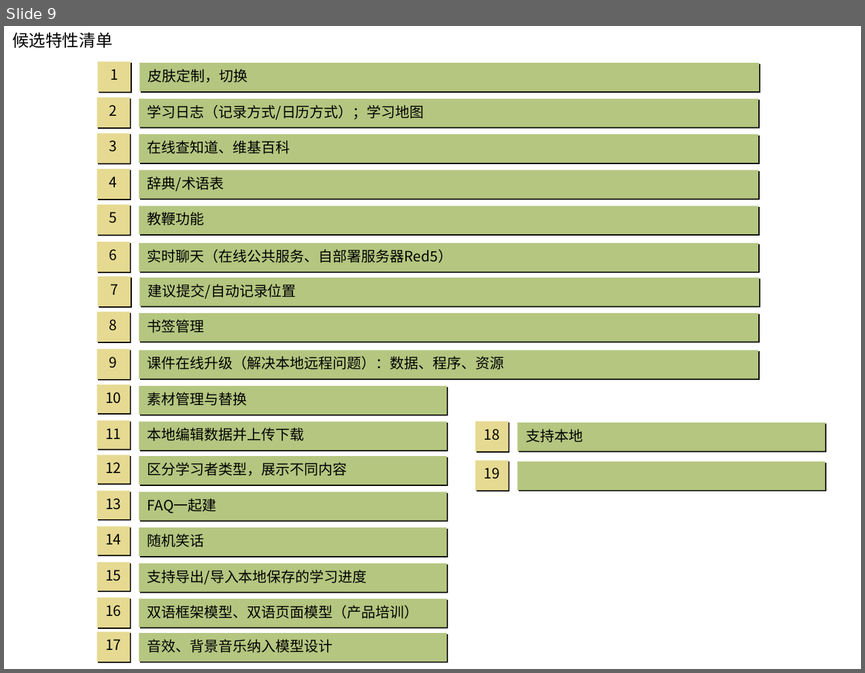
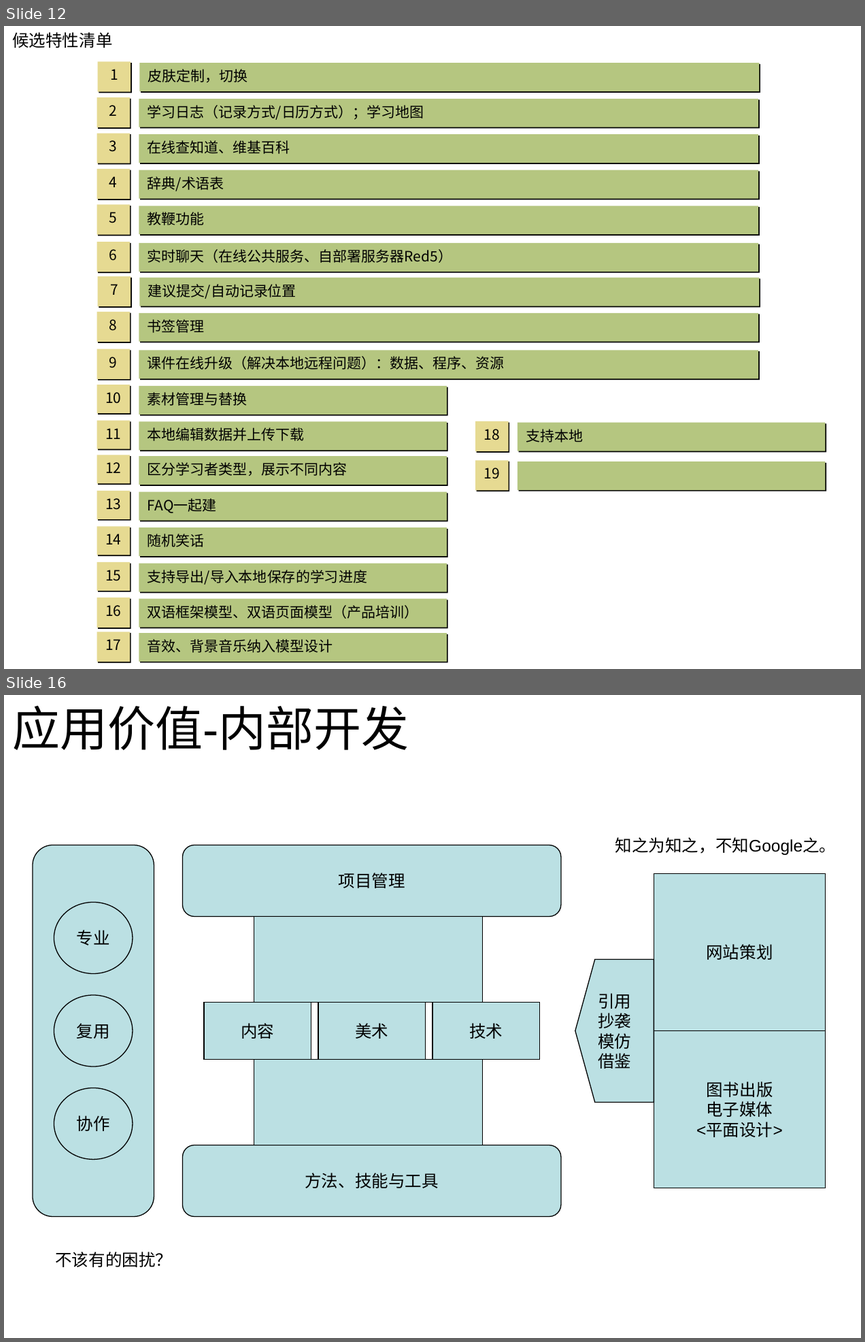
Before and after one commit to myedlt/myflash, a slide deck: docu/CWArch/课件模型.ppt. Shown one above the other, each under a label of ours: slide 9 before the commit, slides 12 and 16 after it; the slides between them are not shown. The pictures are 865x673 and 865x1342 pixels, drawn with LibreOffice and Linux fonts; fonts in the diff are those of the drawing. Boxes give left, top, right and bottom in pixels: in the first picture for what was removed or moved away, otherwise in the second. Text is boxed around its words. In the diff, an @@ line names an element or a change of style, - is before the commit and + after.

```diff
--- a/docu/CWArch/课件模型.ppt
+++ b/docu/CWArch/课件模型.ppt
@@ slide 16 added at <box>4,695,861,1338</box>, background #FFFFFF @@
@@ title added at <box>12,705,409,750</box>, 40 pt, text #000000 @@
+应用价值-内部开发
@@ text added at <box>615,837,836,855</box>, 14 pt, text #000000 @@
+知之为知之，不知Google之。
@@ rounded rectangle added at <box>33,845,154,1216</box>, fill #BBE0E3, outline #000000 0.74 pt @@
@@ rounded rectangle added at <box>182,845,561,916</box>, fill #BBE0E3, outline #000000 0.74 pt, 14 pt, text #000000 @@
+项目管理
@@ rectangle added at <box>653,873,825,1030</box>, fill #BBE0E3, outline #000000 0.74 pt, 14 pt, text #000000 @@
+网站策划
@@ ellipse added at <box>54,902,133,974</box>, fill #BBE0E3, outline #000000 0.74 pt, 14 pt, text #000000 @@
+专业
@@ rectangle added at <box>254,916,483,1002</box>, fill #BBE0E3, outline #000000 0.74 pt @@
@@ freeform shape added at <box>575,959,654,1102</box>, fill #BBE0E3, outline #000000 0.74 pt, 14 pt, text #000000 @@
+引用
+抄袭
+模仿
+借鉴
@@ ellipse added at <box>54,995,133,1066</box>, fill #BBE0E3, outline #000000 0.74 pt, 14 pt, text #000000 @@
+复用
@@ rectangle added at <box>204,1002,311,1059</box>, fill #BBE0E3, outline #000000 0.74 pt, 14 pt, text #000000 @@
+内容
@@ rectangle added at <box>318,1002,426,1059</box>, fill #BBE0E3, outline #000000 0.74 pt, 14 pt, text #000000 @@
+美术
@@ rectangle added at <box>432,1002,540,1059</box>, fill #BBE0E3, outline #000000 0.74 pt, 14 pt, text #000000 @@
+技术
@@ rectangle added at <box>653,1031,825,1187</box>, fill #BBE0E3, outline #000000 0.74 pt, 14 pt, text #000000 @@
+图书出版
+电子媒体
+<平面设计>
@@ rectangle added at <box>254,1059,483,1145</box>, fill #BBE0E3, outline #000000 0.74 pt @@
@@ ellipse added at <box>54,1087,133,1159</box>, fill #BBE0E3, outline #000000 0.74 pt, 14 pt, text #000000 @@
+协作
@@ rounded rectangle added at <box>182,1145,561,1216</box>, fill #BBE0E3, outline #000000 0.74 pt, 14 pt, text #000000 @@
+方法、技能与工具
@@ text added at <box>55,1251,172,1267</box>, 14 pt, text #000000 @@
+不该有的困扰？
@@ what was slide 9 is now slide 12 @@
```
Also in this commit, not shown: 5 slides changed, 3 other slides added, 2 other files.
